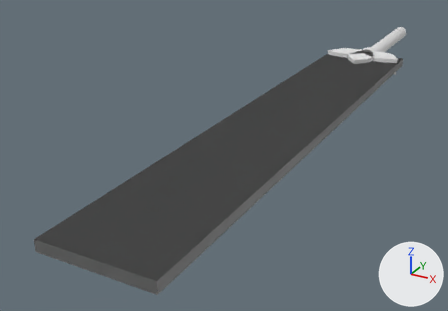
What one commit did to the Blender file Assets/BlenderAssets/RinSlayer.blend.
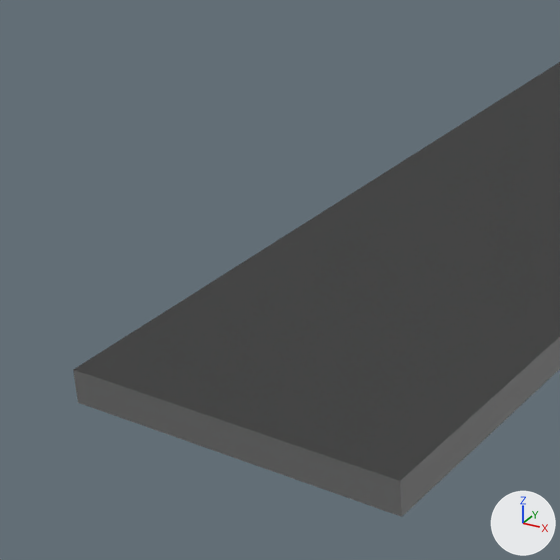
There are two pictures of each version: one whole from a 50 mm camera at (4.72, -15.91, 8.29) aimed at (-1.48, -4.64, 2.66), one close up on the part from 1% to 48% of the width and 32% to 100% of the height. The axes (+X, +Y, +Z) are drawn at lower right. The lights are the same throughout. The last two pictures show the newer version.

Names of what the first close-up shows: 'blade'.
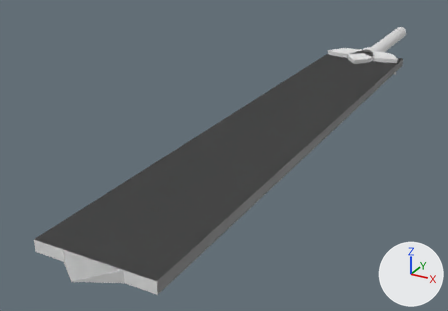
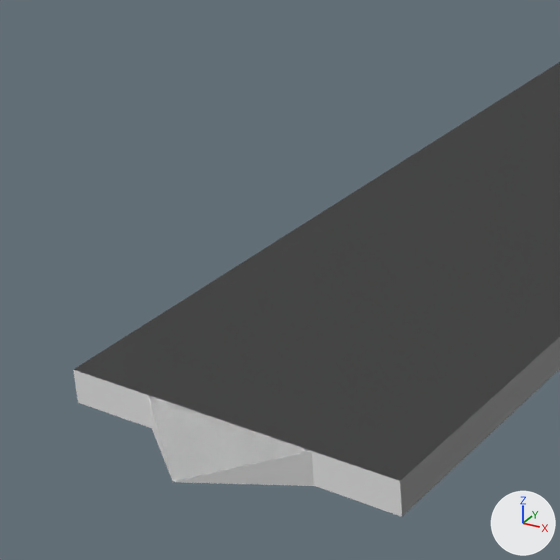
Commit message: trying to make end of the sword

Location of each change, (x1, y1, x2, y2) in pixels of the close-ups (560 x 560 px):
```json
{"object": "blade", "change": "reshaped, modifiers changed", "before": [73, 62, 560, 517], "after": [73, 62, 560, 517]}
{"part": 1, "of": "me_cube_001", "change": "built on", "before": [73, 367, 405, 517], "after": [74, 367, 402, 486]}
```

Edits to the scene script, one JSON object a line:
```json
{"block": "me_cube_001", "where": "# used by ob_blade; location = (0.0, 0.0, 3.788); scale = (1.0, 1.0, -0.28)"}
{"op": "remove", "block": "me_cube_001", "code": "me_cube_001.from_pydata(...)  # 597 vertices, 553 faces; spans x -1.0..1.0, y -10.82..1.0, z -0.4..0.3"}
{"op": "add", "block": "me_cube_001", "code": "me_cube_001.from_pydata(...)  # 93 vertices, 123 faces; spans x -1.0..1.0, y -11.22..1.0, z -0.4..0.3"}
{"block": "me_cube_001", "change": "me_cube_001 part 1: 525 vertices removed from x -1.0..1.0, y -10.82..-1.0, z -0.4..0.3; 13 vertices added at x -0.5..0.5, y -11.22..-10.82, z -0.4..0.3"}
{"block": "me_cube_001", "change": "other edits to the shape of me_cube_001 do not show in these pictures"}
{"op": "remove", "block": "ob_blade", "code": "_m = ob_blade.modifiers.new('Mirror', 'MIRROR')"}
```
